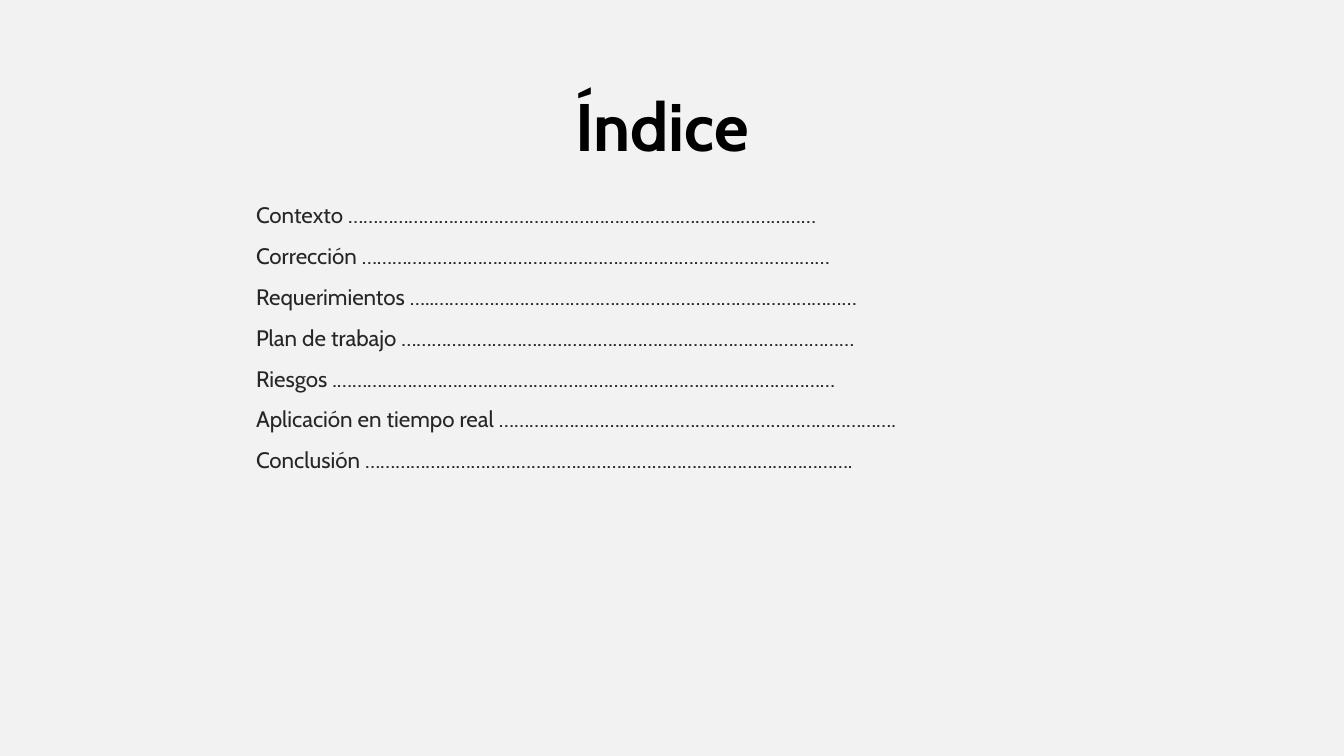
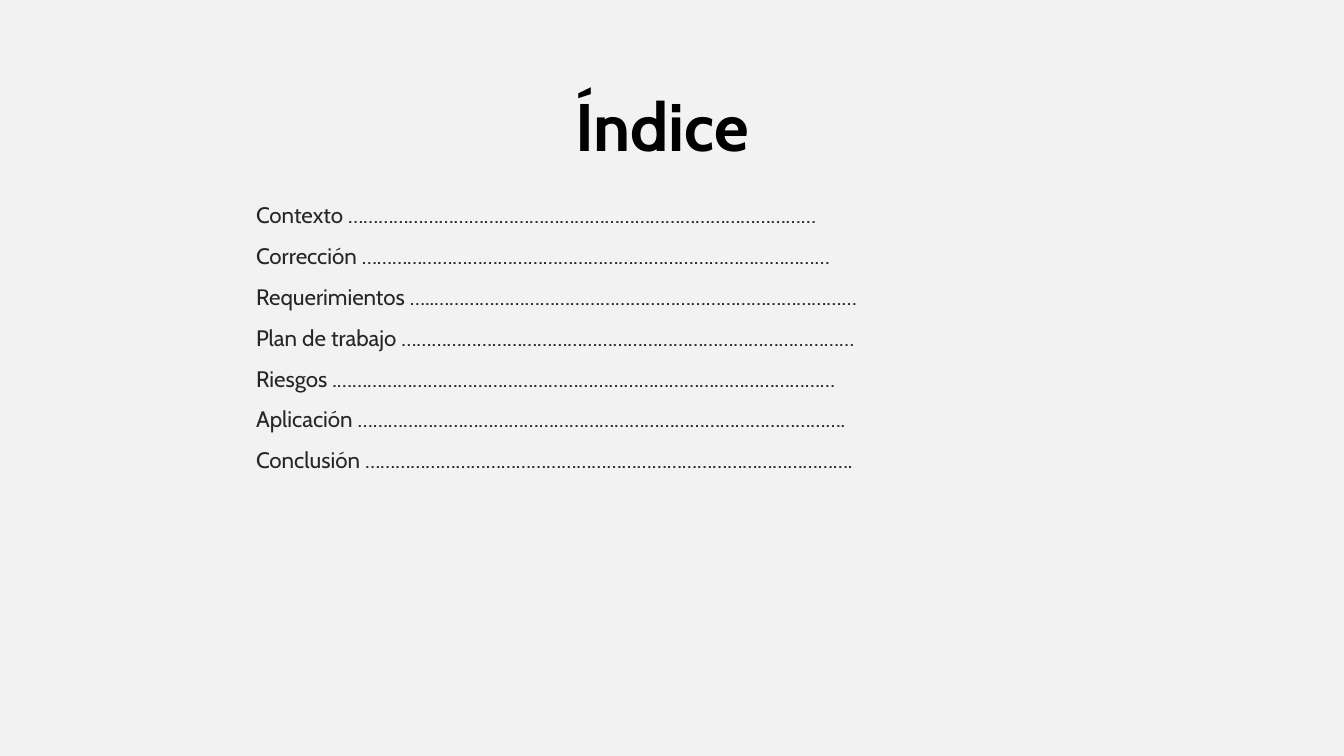
Before and after one commit to joaquinrodriguezm7/Capstone, a slide deck: slide 2 of Fase 2/Evidencias Proyecto/Presentación Capstone.pptx. Drawn at 1344x756 pixels with LibreOffice and Linux fonts; fonts in the diff are those of the drawing. Boxes give left, top, right and bottom in pixels: in the first picture for what was removed or moved away, otherwise in the second. Text is boxed around its words. In the diff, an @@ line names an element or a change of style, - is before the commit and + after.

```diff
--- a/Fase 2/Evidencias Proyecto/Presentación Capstone.pptx
+++ b/Fase 2/Evidencias Proyecto/Presentación Capstone.pptx
@@ text at (256, 410, 353, 433): text changed @@
-Aplicación en tiempo real …………………………………………………………………….
+Aplicación …………………………………………………………………………………….
```
Also in this commit, not shown: 2 slides added, 1 slide removed.
